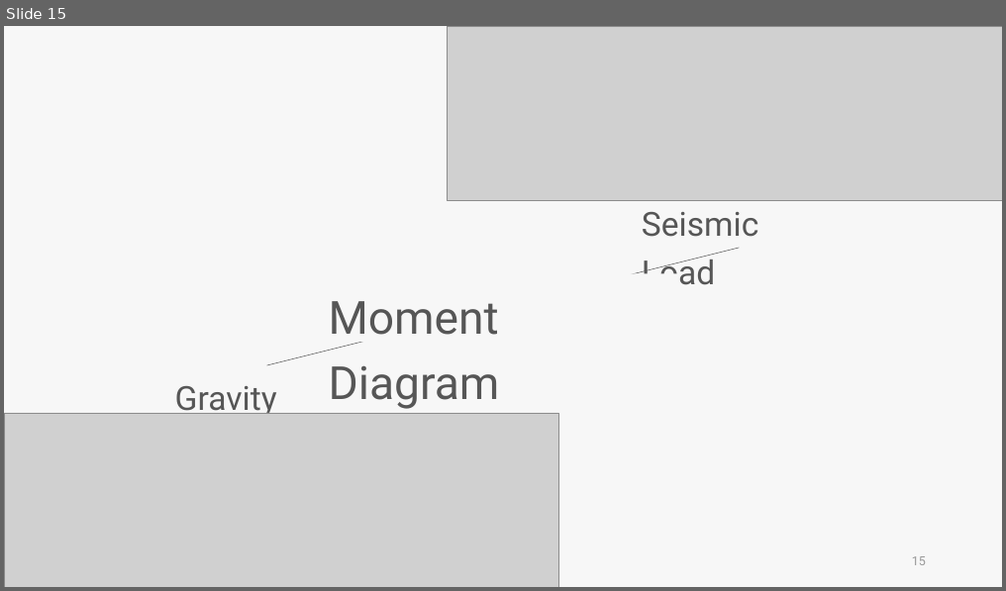
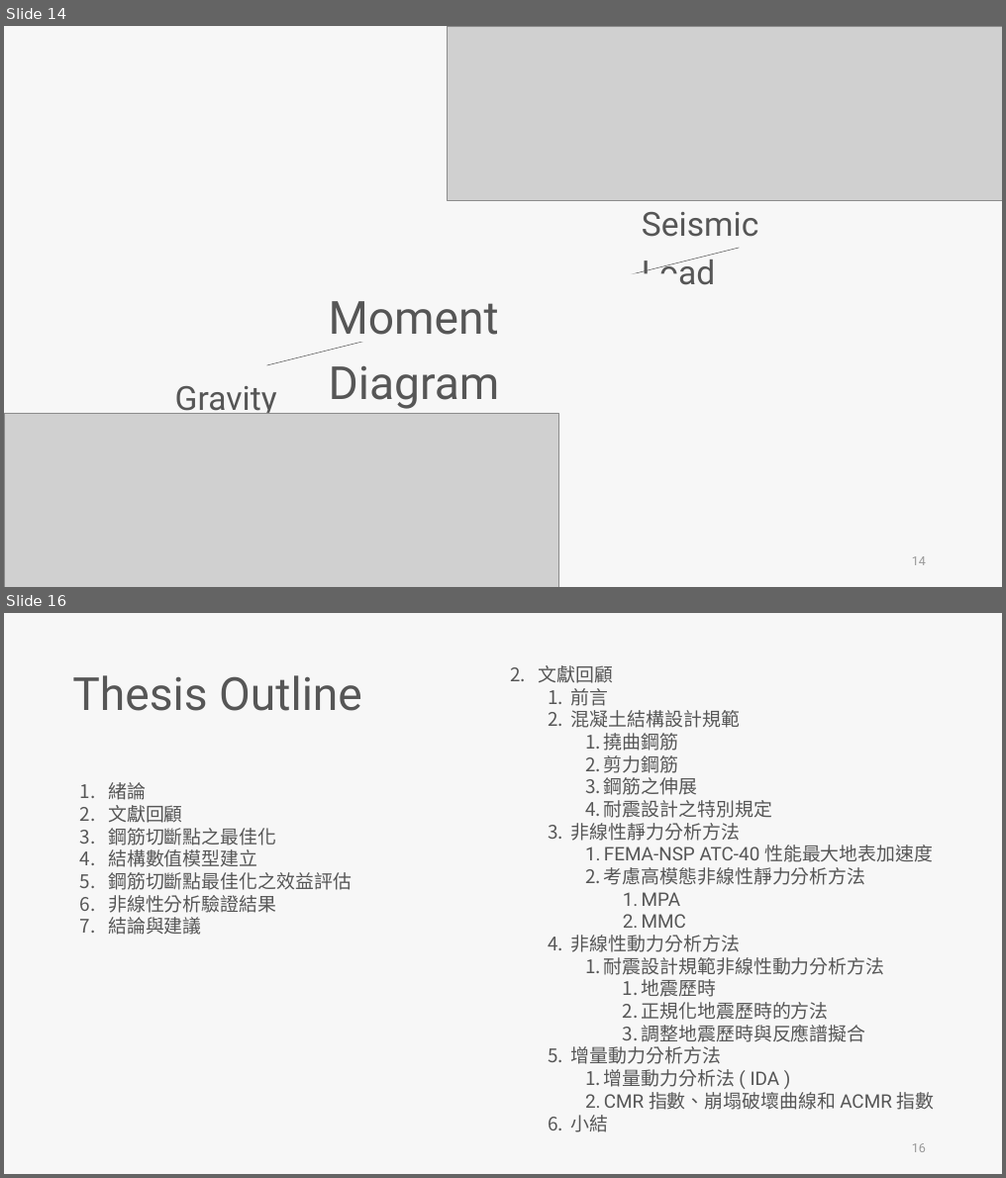
Before and after one commit to skyran1278/VbaProject, a slide deck: 20180126_SmartCut/Meeting/20190412 Meeting/20190412 Meeting.pptx. Shown one above the other, each under a label of ours: slide 15 before the commit, slides 14 and 16 after it; the slides between them are not shown. The pictures are 1006x591 and 1006x1178 pixels, drawn with LibreOffice and Linux fonts; fonts in the diff are those of the drawing; grey boxes stand for pictures. Boxes give left, top, right and bottom in pixels: in the first picture for what was removed or moved away, otherwise in the second. Text is boxed around its words. In the diff, an @@ line names an element or a change of style, - is before the commit and + after.

```diff
--- a/20180126_SmartCut/Meeting/20190412 Meeting/20190412 Meeting.pptx
+++ b/20180126_SmartCut/Meeting/20190412 Meeting/20190412 Meeting.pptx
@@ slide 16 added at [4, 613, 1002, 1174], background #F7F7F7 @@
@@ text added at [539, 665, 935, 1133], 18 pt, text #565656 @@
+2. 文獻回顧
+  1. 前言
+  2. 混凝土結構設計規範
+    1. 撓曲鋼筋
+    2. 剪力鋼筋
+    3. 鋼筋之伸展
+    4. 耐震設計之特別規定
+  3. 非線性靜力分析方法
+    1. FEMA-NSP ATC-40 性能最大地表加速度
+    2. 考慮高模態非線性靜力分析方法
+      1. MPA
+      2. MMC
+  4. 非線性動力分析方法
+    1. 耐震設計規範非線性動力分析方法
+      1. 地震歷時
+      2. 正規化地震歷時的方法
+      3. 調整地震歷時與反應譜擬合
+  5. 增量動力分析方法
+    1. 增量動力分析法 ( IDA )
+    2. CMR 指數、崩塌破壞曲線和 ACMR 指數
+  6. 小結
@@ text added at [72, 675, 362, 711], 44 pt, text #565656 @@
+Thesis Outline
@@ text added at [108, 782, 351, 935], 18 pt, text #565656 @@
+1. 緒論
+2. 文獻回顧
+3. 鋼筋切斷點之最佳化
+4. 結構數值模型建立
+5. 鋼筋切斷點最佳化之效益評估
+6. 非線性分析驗證結果
+7. 結論與建議
@@ page number added at [912, 1144, 926, 1153], 12 pt, text #9A9A9A @@
+16
@@ what was slide 15 is now slide 14 @@
@@ page number at [912, 557, 926, 566]: text changed @@
-15
+14
```
Also in this commit, not shown: 6 slides changed, 3 other slides added, 5 slides removed, 1 other file.
